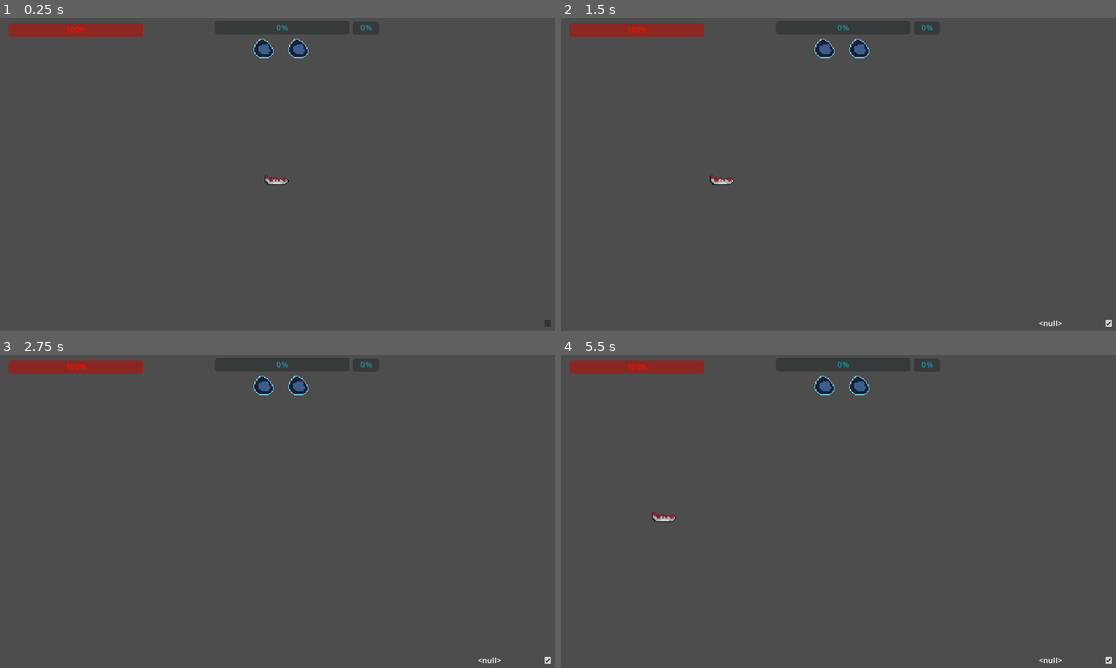
Above: before the commit, frames 1-4 (two rows, left to right).
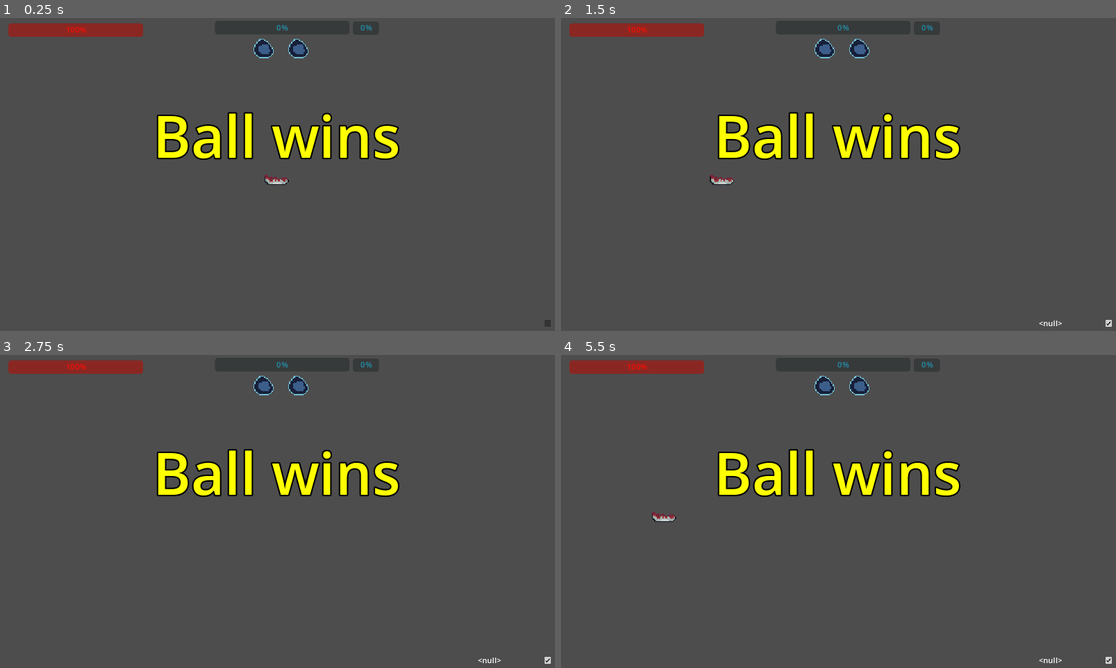
Above: after the commit, the same moments.

Repository: Deojee/project-sodalake
Game: Godot game, scene res://scenes/player.tscn
Two runs of this game, one before a commit and one after it. Both use one fixed random seed, a clock stepped at 60 frames per second and the inputs below. This scene is started directly instead of the project's main scene.
Inputs (mouse positions are in pixels of both pictures, inside the frame that each line leads up to):
- Up to frame 1 (0.25 s): no input
- Up to frame 2 (1.5 s): click (1110, 324) at 0.5 s; tap Enter (enter) at 1.25 s; move the mouse to (960, 158) at 1.27 s; hold D (right) from 1.28 s (still down); hold / (commandLine) from 1.28 s (still down)
- Up to frame 3 (2.75 s): tap Enter (enter) at 1.55, 2.1 s; tap Space at 2 s; move the mouse to (166, 527) at 2.02 s; release D (right) at 2.03 s; release / (commandLine) at 2.03 s; hold S (down) from 2.03 s (still down); tap / (commandLine) at 2.3 s
- Up to frame 4 (5.5 s): tap Enter (enter) at 2.75, 3.05, 4.25 s; move the mouse to (894, 442) at 2.77 s; release S (down) at 2.78 s; hold D (right) 2.78-3.53 s; hold / (commandLine) 2.78-3.53 s; tap Space at 3.5, 5 s; move the mouse to (810, 574) at 3.52 s; hold Up (up) 3.53-4.28 s; tap Shift (dash) at 3.6 s; tap / (commandLine) at 3.8, 5.3 s; move the mouse to (1005, 558) at 4.27 s; hold Enter (enter) 4.28-5.03 s; hold Left (left) from 4.28 s (still down); move the mouse to (672, 464) at 5.02 s; click (672, 464) at 5.1 s

The runs differ from the first frame. In frame 1, 3.3% of the frame differs, in the area x 28-72%, y 30-46%; in frame 2, 3.3%; in frame 3, 3.3%; in frame 4, 3.3%.
Error in both runs: Invalid assignment of property or key 'text' with value of type 'Nil' on a base object of type 'Label'. (res://scripts/Camera.gd:10)

Commit message:
win indicator

Diff:
--- a/scenes/playerCamera.tscn
+++ b/scenes/playerCamera.tscn
@@ -38,6 +38,18 @@
 theme_override_font_sizes/font_size = 32
 horizontal_alignment = 1
 
+[node name="winIndicator" type="Label" parent="."]
+modulate = Color(1, 1, 0, 1)
+offset_left = -339.0
+offset_top = -163.0
+offset_right = 336.0
+offset_bottom = 170.0
+theme_override_colors/font_outline_color = Color(0, 0, 0, 1)
+theme_override_constants/outline_size = 12
+theme_override_font_sizes/font_size = 120
+text = "Ball wins"
+horizontal_alignment = 1
+
 [node name="bulletIndicator" type="Label" parent="."]
 offset_left = 310.0
 offset_top = -311.0
--- a/scripts/Camera.gd
+++ b/scripts/Camera.gd
@@ -125,23 +125,25 @@
 	if command.substr(0,5) == "/guns":
 		return listGuns()
 
+
+
+	if command.substr(0,10) == "/maxHealth":
+		return maxHealthCommand(command.substr(10).replacen(" ",""))
+
+	if command.substr(0,8) == "/players":
+		return listPlayers()
+
+	if command.substr(0,9) == "/shutdown":
+		return shutDownCommand(command.substr(9).replacen(" ",""))
+
+	if command.substr(0,5) == "/kill":
+		return killCommand(command.substr(5).replacen(" ",""))
+
+	if command.substr(0,12) == "/resetScores":
+		return resetScoresCommand()
+
 	if command.substr(0,6) == "/reset":
 		return resetCommand()
-
-	if command.substr(0,10) == "/maxHealth":
-		return maxHealthCommand(command.substr(10).replacen(" ",""))
-
-	if command.substr(0,8) == "/players":
-		return listPlayers()
-
-	if command.substr(0,9) == "/shutdown":
-		return shutDownCommand(command.substr(9).replacen(" ",""))
-
-	if command.substr(0,5) == "/kill":
-		return killCommand(command.substr(5).replacen(" ",""))
-
-	if command.substr(0,12) == "/resetScores":
-		return resetScoresCommand()
 
 	if command.substr(0,5) == "/help":
 		return "Commands: \n/guns   lists all guns\n/give <gunname>  gives your player that gun\n/players   lists all players\n/resetScores   resets everyone's scoreboard \n/reset   forces the game to reset immediately\n/maxHealth"
@@ -227,3 +229,19 @@
 	killTween = create_tween()
 	killTween.tween_property(killIndicator,"modulate", Color("ff1900"), 1).set_ease(Tween.EASE_OUT)
 	killTween.tween_property(killIndicator,"modulate", Color(1,1,1,0), 2).set_ease(Tween.EASE_IN)
+
+
+
+var winTween
+func displayWin(playerName):
+
+	var winIndicator = $winIndicator
+
+	winIndicator.text = playerName + "Won!"
+
+	if winTween:
+		winTween.kill()
+
+	winTween = create_tween()
+	winTween.tween_property(winIndicator,"modulate", Color("ff1900"), 1).set_ease(Tween.EASE_OUT)
+	winTween.tween_property(winIndicator,"modulate", Color(1,1,1,0), 2).set_ease(Tween.EASE_IN)
--- a/scripts/world.gd
+++ b/scripts/world.gd
@@ -58,18 +58,26 @@
 		var livingPlayers = 0
 		var totalPlayers = 0
 		var avatars = []
+		var lastLivingPlayer = null
 
 		for child in get_tree().get_first_node_in_group("objectHolder").get_children():
 			if child.is_in_group("avatar"):
 				if !child.isDead():
 					livingPlayers += 1
+					lastLivingPlayer = child.getId()
 				totalPlayers += 1
 				avatars.append(child)
 
+
+
 		#livingPlayers = 10
 		if livingPlayers < 2 && totalPlayers > 1:
+			if lastLivingPlayer:
+				won(lastLivingPlayer)
 			resetGame()
 		elif livingPlayers == 0 and totalPlayers == 1:
+			if lastLivingPlayer:
+				won(lastLivingPlayer)
 			resetGame()
 
 		#for checking if players who left are still on the leaderboard
@@ -281,20 +289,23 @@
 #should only be called by server
 func resetScores():
 	Globals.kills = 0
+	Globals.wins = 0
 	Globals.deaths = 1
 	Globals.roundsPlayed = 1
-	Globals.wins = 0
 
 	for nameTag in Globals.playerScores.keys():
 		Globals.playerScores[nameTag] = [0,0,1,1]
+	#print(Globals.playerScores)
+
 	updateScores()
-
-	rpc("_resetScores")
-@rpc("any_peer", "call_local") func _resetScores():
-	Globals.kills = 0
-	Globals.deaths = 1
-	Globals.roundsPlayed = 1
-	Globals.wins = 0
+#
+#	rpc("_resetScores")
+#@rpc("any_peer", "call_local") func _resetScores():
+#	Globals.kills = 0
+#	Globals.wins = 0
+#	Globals.deaths = 1
+#	Globals.roundsPlayed = 1
+#
 
 
 
@@ -302,6 +313,8 @@
 	rpc("_setMaxHealth",num)
 @rpc("any_peer", "call_local") func _setMaxHealth(num):
 	Globals.maxPlayerHealth = num
+	Globals.player.health = min(Globals.player.health,Globals.maxPlayerHealth)
+
 
 var lastResetTime = -30000
 func resetGame():
@@ -316,8 +329,6 @@
 @rpc("any_peer", "call_local") func _resetGame():
 	#Globals.player.reset()
 	Globals.roundsPlayed += 1
-	if !Globals.playerIsDead:
-		Globals.wins += 1
 
 
 	for child in get_tree().get_first_node_in_group("objectHolder").get_children():
@@ -379,6 +390,29 @@
 
 		if killedName != null:
 			Globals.playerCamera.displayKill(killedName)
+
+
+
+
+
+func won(wonId):
+	rpc("_won",wonId)
+@rpc("any_peer", "call_local") func _won(wonId):
+
+
+
+	if Globals.multiplayerId == wonId:
+		Globals.wins += 1
+
+
+	Globals.playersInServer = getPlayersInServer()
+
+	#print(Globals.playersInServer)
+
+	var winnerName = Globals.playersInServer.find_key(wonId)
+
+	if winnerName != null:
+		Globals.playerCamera.displayWin(wonId)
 
 
 
